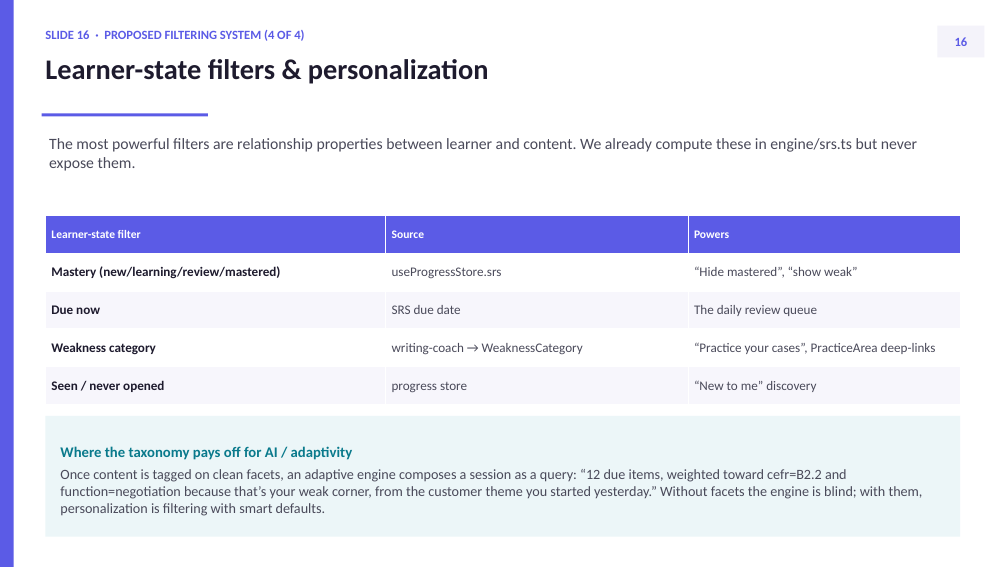
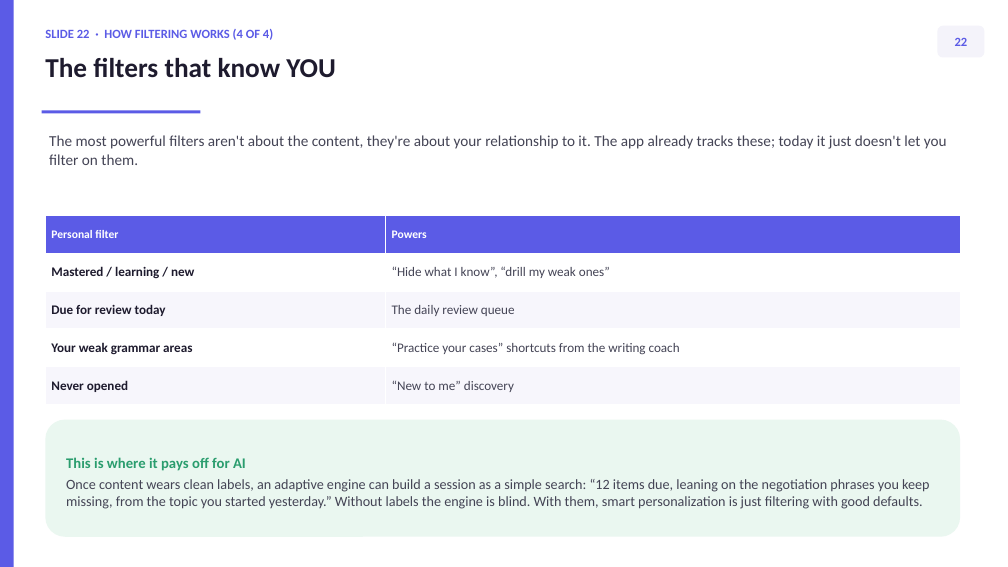
Before and after one commit to thelivinsine/B2furBerufApp, a slide deck: slide 25 of docs/TAXONOMY_REDESIGN.pptx (slide 17 before the commit). Drawn at 1008x567 pixels with LibreOffice and Linux fonts; fonts in the diff are those of the drawing. Boxes give left, top, right and bottom in pixels: in the first picture for what was removed or moved away, otherwise in the second. Text is boxed around its words. In the diff, an @@ line names an element or a change of style, - is before the commit and + after.

```diff
--- a/docs/TAXONOMY_REDESIGN.pptx
+++ b/docs/TAXONOMY_REDESIGN.pptx
@@ text at (45,29,273,40): text changed @@
-SLIDE 16 · PROPOSED FILTERING SYSTEM (4 OF 4)
+SLIDE 22 · HOW FILTERING WORKS (4 OF 4)
@@ rounded rectangle "22" at (938,26,985,57): rectangle to rounded rectangle @@
@@ text at (45,58,335,78): text changed; size 27 to 26 pt @@
-Learner-state filters & personalization
+The filters that know YOU
@@ text in rounded rectangle at (955,38,968,46): text changed @@
-16
+22
@@ rectangle: place and size @@
-rectangle at (42,113,208,116)
+rectangle at (42,110,200,113)
@@ text at (49,135,947,165): text changed; size 15 to 14.5 pt; text colour #4A4A5A to #444455 @@
-The most powerful filters are relationship properties between learner and content. We already compute these in engine/srs.ts but never expose them.
+The most powerful filters aren't about the content, they're about your relationship to it. The app already tracks these; today it just doesn't let you filter on them.
@@ table at (45,216,960,405) @@
-column 1: Learner-state filter | Mastery (new/learning/review/mastered) | Due now | Weakness category | Seen / never opened
-column 2: Source | useProgressStore.srs | SRS due date | writing-coach → WeaknessCategory | progress store
-column 3: Powers | “Hide mastered”, “show weak” | The daily review queue | “Practice your cases”, PracticeArea deep-links | “New to me” discovery
+column 1: Personal filter | Mastered / learning / new | Due for review today | Your weak grammar areas | Never opened
+column 2: Powers | “Hide what I know”, “drill my weak ones” | The daily review queue | “Practice your cases” shortcuts from the writing coach | “New to me” discovery
@@ rounded rectangle "This is where it pays ...": place and size @@
-rounded rectangle "This is where it pays ..." at (45,416,960,537)
+rounded rectangle "This is where it pays ..." at (45,420,960,537)
@@ rounded rectangle "This is where it pays ..." at (45,420,960,537): rectangle to rounded rectangle; fill #ECF6F8 to #EAF7F0 @@
@@ text in rounded rectangle at (66,457,929,509): text changed; text colour #4A4A5A to #444455 @@
-Where the taxonomy pays off for AI / adaptivity
-Once content is tagged on clean facets, an adaptive engine composes a session as a query: “12 due items, weighted toward cefr=B2.2 and function=negotiation because that’s your weak corner, from the customer theme you started yesterday.” Without facets the engine is blind; with them, personalization is filtering with smart defaults.
+This is where it pays off for AI
+Once content wears clean labels, an adaptive engine can build a session as a simple search: “12 items due, leaning on the negotiation phrases you keep missing, from the topic you started yesterday.” Without labels the engine is blind. With them, smart personalization is just filtering with good defaults.
```
Also in this commit, not shown: 3 other slides changed, 25 slides added, 22 slides removed, 14 other files.
